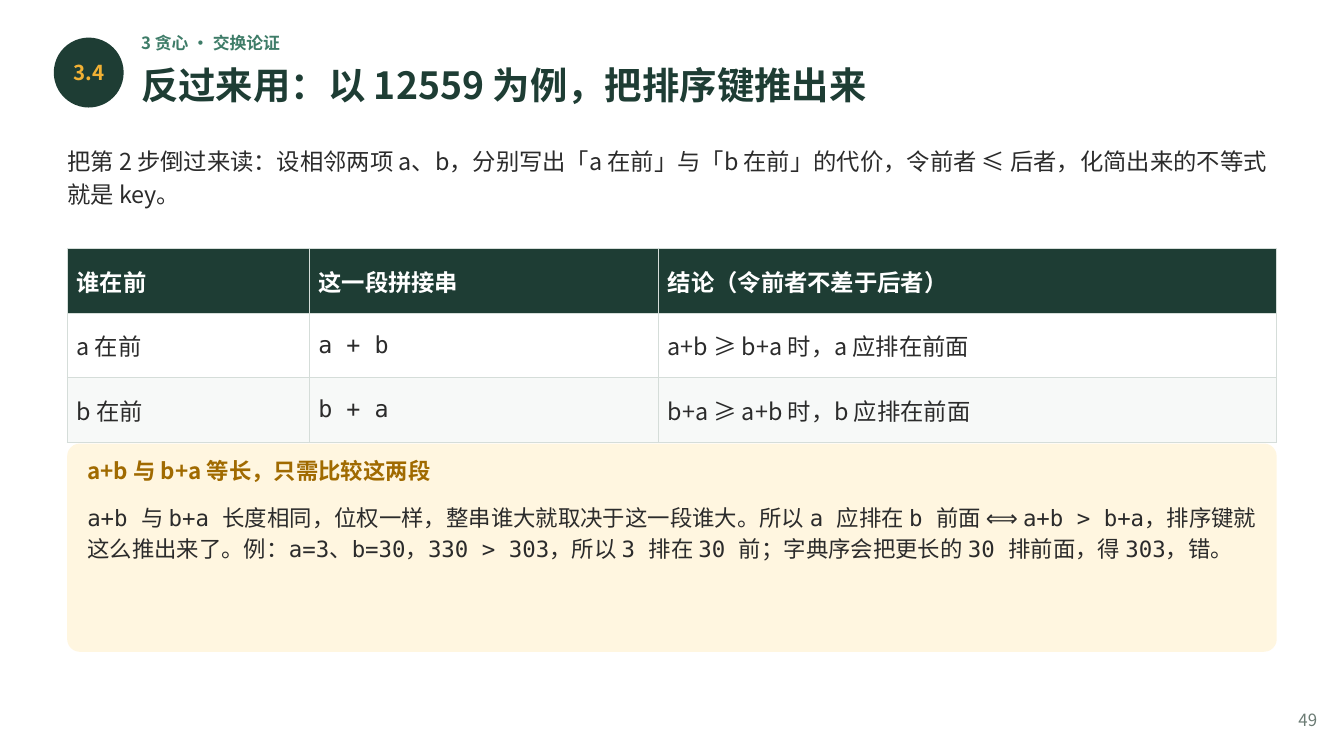
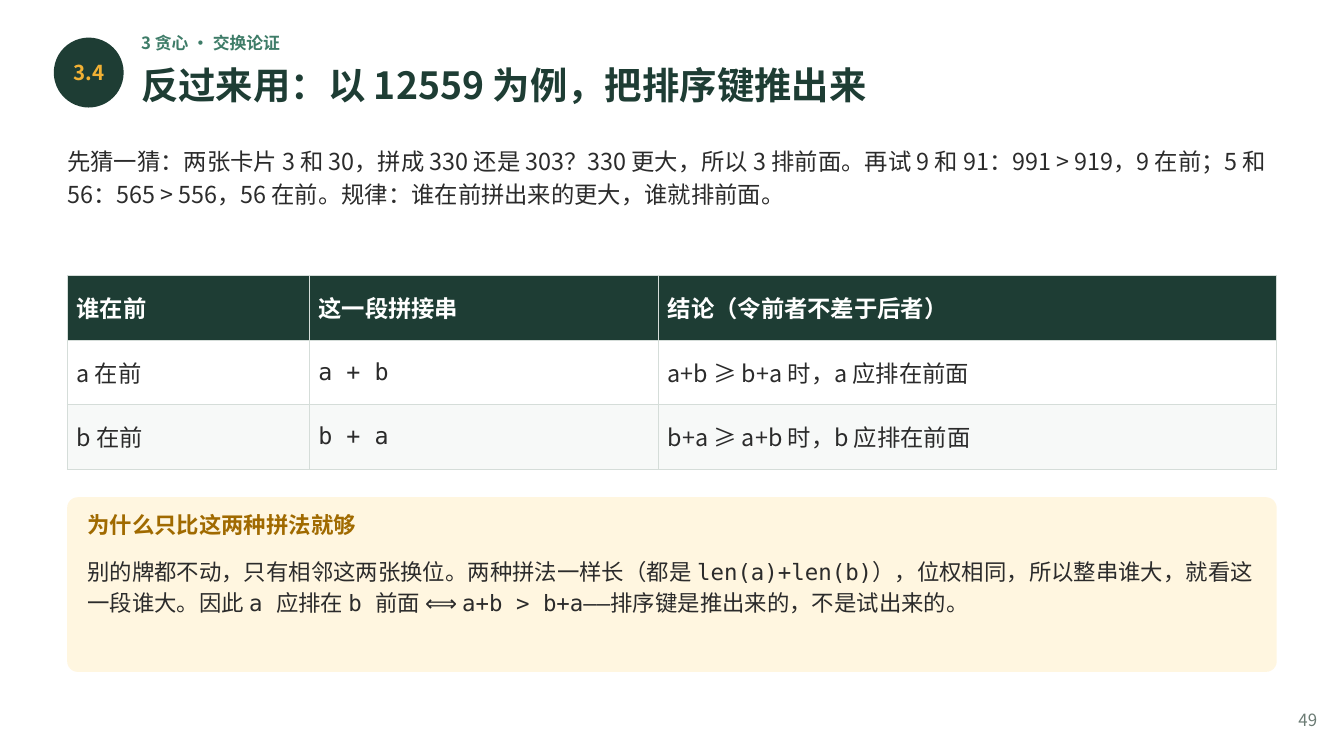
Before and after one commit to GMyhf/2026fall-cs101, a slide deck: slide 49 of courseware/202610_ADS_W06_Matrices_Sorting_Greedy.pptx. Drawn at 1344x756 pixels with LibreOffice and Linux fonts; fonts in the diff are those of the drawing. Boxes give left, top, right and bottom in pixels: in the first picture for what was removed or moved away, otherwise in the second. Text is boxed around its words. In the diff, an @@ line names an element or a change of style, - is before the commit and + after.

```diff
--- a/courseware/202610_ADS_W06_Matrices_Sorting_Greedy.pptx
+++ b/courseware/202610_ADS_W06_Matrices_Sorting_Greedy.pptx
@@ text at (67, 150, 1266, 206): text changed @@
-把第 2 步倒过来读：设相邻两项 a、b，分别写出「a 在前」与「b 在前」的代价，令前者 ≤ 后者，化简出来的不等式就是 key。
+先猜一猜：两张卡片 3 和 30，拼成 330 还是 303？330 更大，所以 3 排前面。再试 9 和 91：991 > 919，9 在前；5 和 56：565 > 556，56 在前。规律：谁在前拼出来的更大，谁就排前面。
@@ table: place and size @@
-table at (67, 249, 1277, 426)
+table at (67, 276, 1277, 452)
@@ rounded rectangle: place and size @@
-rounded rectangle at (67, 444, 1277, 652)
+rounded rectangle at (67, 497, 1277, 672)
@@ text at (87, 514, 355, 535): text changed @@
-a+b 与 b+a 等长，只需比较这两段
+为什么只比这两种拼法就够
@@ text at (87, 561, 1253, 613): text changed @@
-a+b 与 b+a 长度相同，位权一样，整串谁大就取决于这一段谁大。所以 a 应排在 b 前面 ⟺ a+b > b+a，排序键就这么推出来了。例：a=3、b=30，330 > 303，所以 3 排在 30 前；字典序会把更长的 30 排前面，得 303，错。
+别的牌都不动，只有相邻这两张换位。两种拼法一样长（都是 len(a)+len(b)），位权相同，所以整串谁大，就看这一段谁大。因此 a 应排在 b 前面 ⟺ a+b > b+a——排序键是推出来的，不是试出来的。
```
Also in this commit, not shown: 1 other file.
